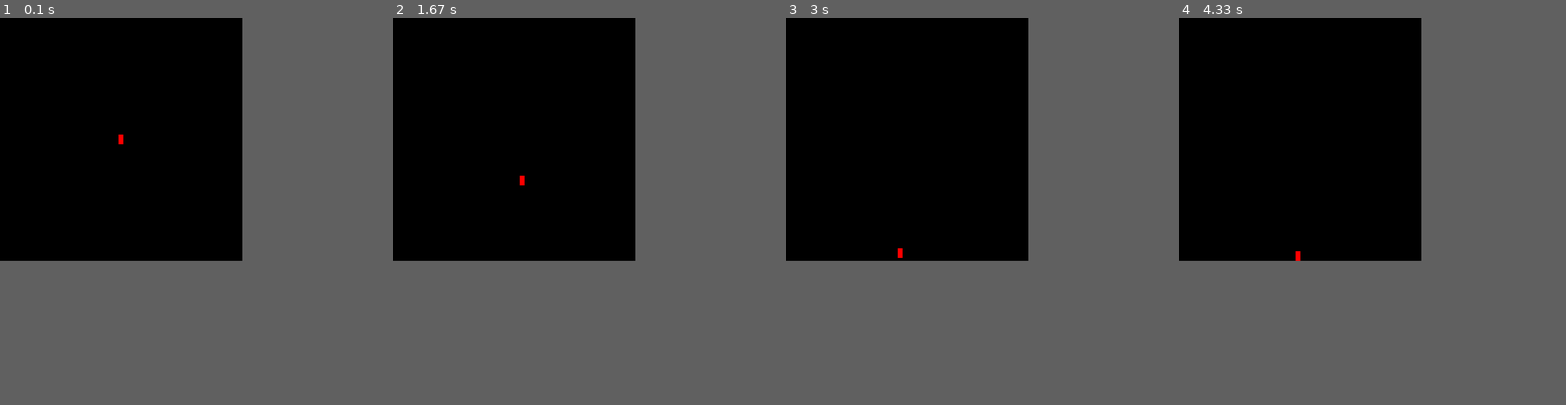
Above: before the commit, frames 1-4 (left to right).
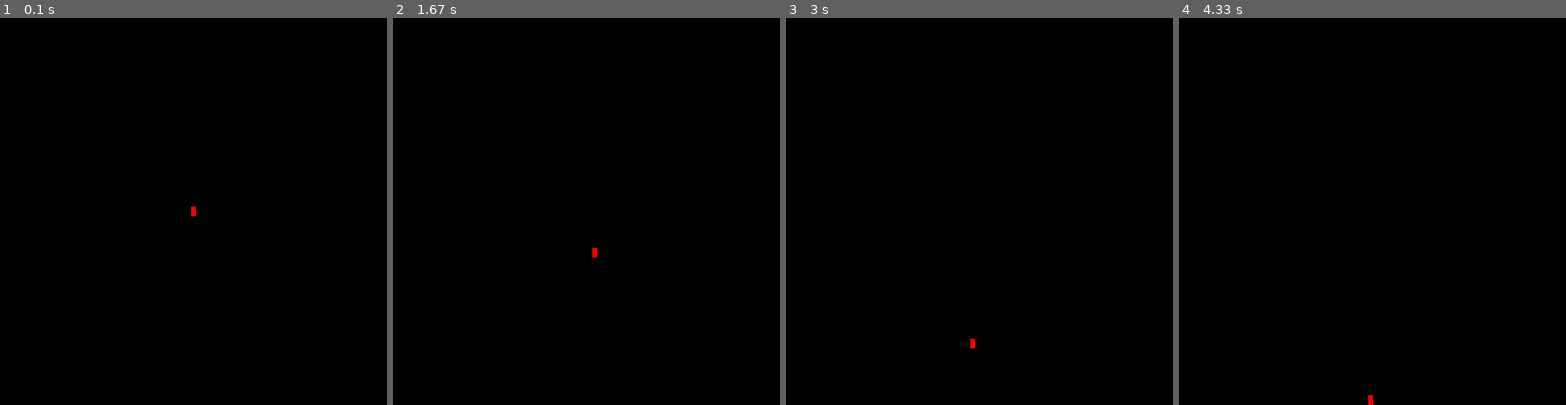
Above: after the commit, the same moments.

Repository: zadeviggers/12dts
Game: pygame game, started from python/glen-denham-simulator/glen-denham-simulator.py
Two runs of this game, one before a commit and one after it. Both use one fixed random seed, a clock stepped at 60 frames per second and the inputs below.
Inputs:
- Up to frame 1 (0.1 s): no input
- Up to frame 2 (1.67 s): hold Right 0.33-0.8 s; hold Up 0.83-1.13 s; hold Right 1.17-1.63 s
- Up to frame 3 (3 s): hold Left 1.67-2.2 s; hold Left 2.23-2.63 s; hold Up from 2.67 s (still down)
- Up to frame 4 (4.33 s): release Up at 3.03 s; hold Right 3.07-3.7 s; hold Left 3.73-4.2 s; hold Right from 4.23 s (still down)
In our replay, the window is 501x502 before the commit and 800x800 after it. These sizes can differ from the game's own. Grey fills any space a smaller window leaves; there, only what the larger window draws over its background counts as a difference.

The runs differ from the first frame. In frame 1, less than 0.1% of the frame differs, in the area x 30-51%, y 30-52%; in frame 2, less than 0.1%; in frame 3, less than 0.1%; in frame 4, less than 0.1%.

Commit message:
Level loading system start
Signed-off-by: Zade Viggers <zade.viggers@gmail.com>

Diff:
--- a/python/glen-denham-simulator.py
+++ b/python/glen-denham-simulator/glen-denham-simulator.py
@@ -1,8 +1,12 @@
 from cmath import rect
+import json
+import os
+import sys
 from time import time
 import pygame
 
 # Game settings
+window_title = "Glen Denham Simulator"
 gravity = 3
 drag = 2
 player_height = 20
@@ -12,6 +16,10 @@
 player_walk_speed = 3
 player_max_speed = [15, 1600]
 allowed_jump_amount = 3
+levels = []
+with open(os.path.join(sys.path[0], "levels.json")) as f:
+    levels = json.load(f)
+
 
 # Variables
 player_velocity = [0, 0]
@@ -20,16 +28,31 @@
 game_is_running = True
 previous_time = time()
 player_is_on_ground = False
+current_level = None
+
+
+# Functions
+def load_level(level_number: int):
+    # Update current level variable
+    current_level = levels[level_number]
+
+    # Update window size
+    pygame.display.set_mode(
+        (current_level["window"]["width"], current_level["window"]["height"]))
+
+    # Update window title
+    pygame.display.set_caption(window_title + " - " + current_level["name"])
 
 
 # Start pygame
 pygame.init()
 
-# Create a 500px by 500px window
-window = pygame.display.set_mode((501, 502))
 
-# Give window a title
-pygame.display.set_caption("Glen Denham Simulator")
+# Load the level
+load_level(0)
+
+# Get the window
+window = pygame.display.get_surface()
 
 # Start player in center
 player_position[0] = (window.get_width()//2)-(player_width//2)
--- /dev/null
+++ b/python/glen-denham-simulator/levels.json
@@ -0,0 +1,19 @@
+[
+  {
+    "name": "Level 1",
+    "window": {
+      "width": 800,
+      "height": 800
+    },
+    "layout": {
+      "platforms": [
+        {
+          "x": 10,
+          "y": 10,
+          "width": 15,
+          "height": 3
+        }
+      ]
+    }
+  }
+]
